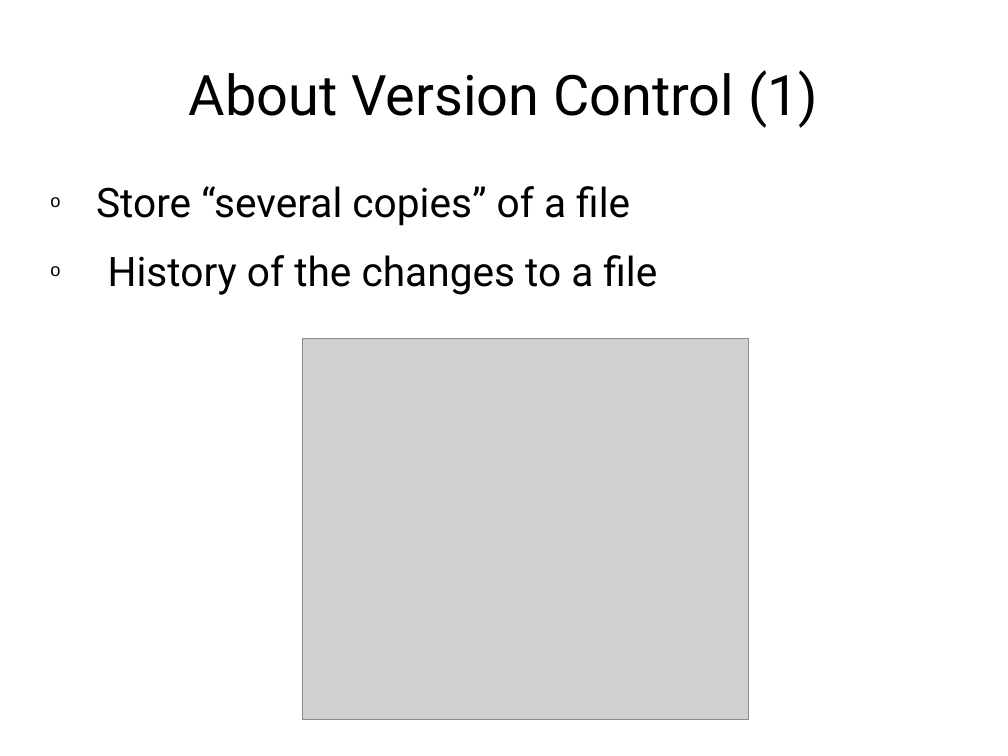
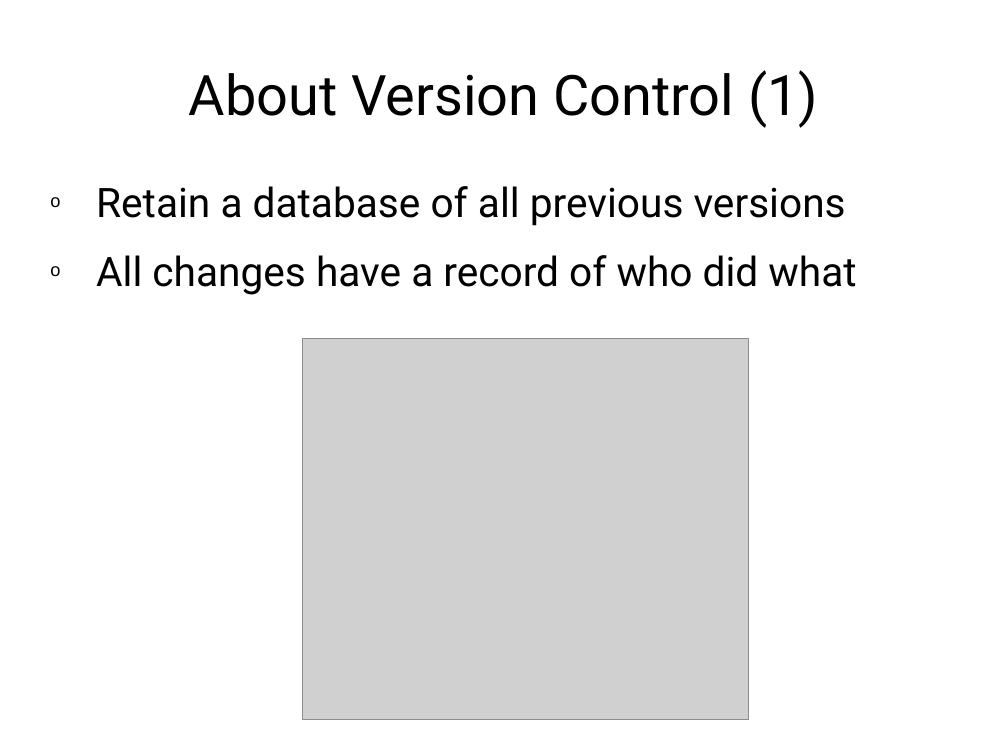
Before and after one commit to rachelplayer/isg-playground, a slide deck: slide 4 of git_workshop.pptx (slide 3 before the commit). Drawn at 1008x756 pixels with LibreOffice and Linux fonts; fonts in the diff are those of the drawing; grey boxes stand for pictures. Boxes give left, top, right and bottom in pixels: in the first picture for what was removed or moved away, otherwise in the second. Text is boxed around its words. In the diff, an @@ line names an element or a change of style, - is before the commit and + after.

```diff
--- a/git_workshop.pptx
+++ b/git_workshop.pptx
@@ text at (96,186,856,295): text changed @@
-o Store “several copies” of a file
-o History of the changes to a file
+o Retain a database of all previous versions
+o All changes have a record of who did what
```
Also in this commit, not shown: 12 other slides changed, 5 slides added, 5 slides removed, 1 other file.
